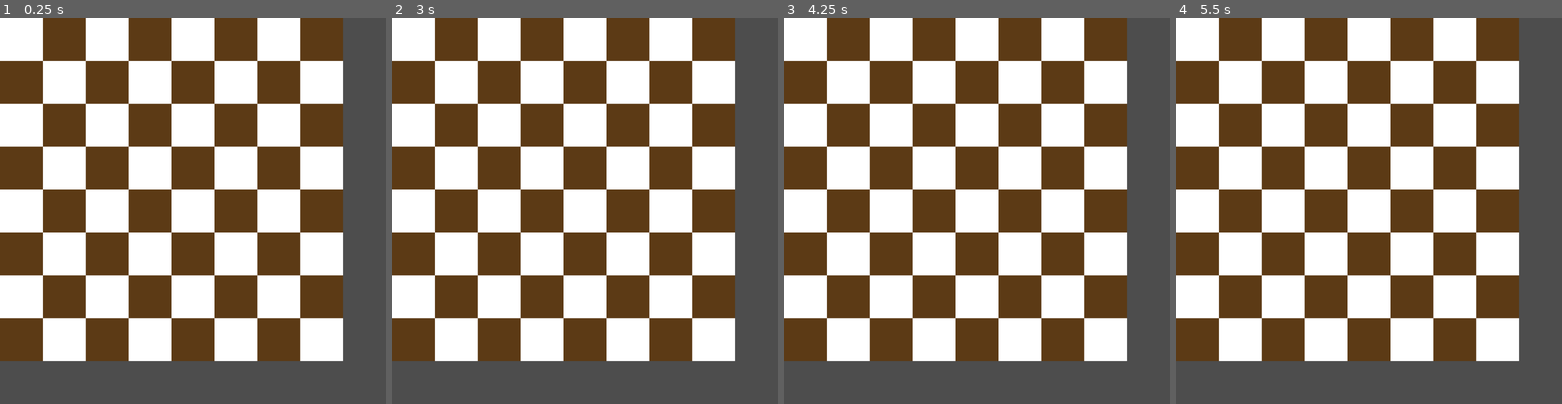
Above: before the commit, frames 1-4 (left to right).
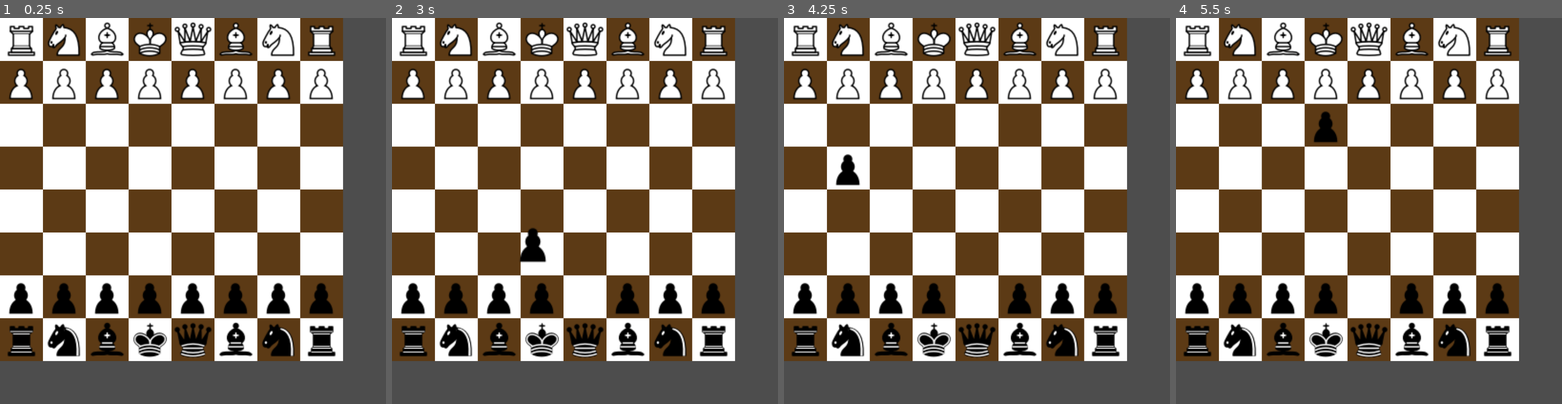
Above: after the commit, the same moments.

Repository: telamonian/chess_2d
Game: Godot game, scene res://game/board/board_2d.tscn
Two runs of this game, one before a commit and one after it. Both use one fixed random seed, a clock stepped at 60 frames per second and the inputs below.
Inputs (mouse positions are in pixels of both pictures, inside the frame that each line leads up to):
- Up to frame 1 (0.25 s): no input
- Up to frame 2 (3 s): tap Enter at 0.5, 2 s; move the mouse to (669, 191) at 0.52 s; click (669, 191) at 0.67 s; tap Space at 1.25, 2.75 s; drag from (507, 230) to (565, 288) at 1.27 s; move the mouse to (623, 126) at 2.02 s; click (623, 126) at 2.17 s; drag from (565, 288) to (469, 153) at 2.77 s
- Up to frame 3 (4.25 s): move the mouse to (1092, 268) at 3.52 s; click (1092, 268) at 3.67 s
- Up to frame 4 (5.5 s): tap Enter at 4.25 s; drag from (1253, 153) to (1311, 114) at 4.27 s; move the mouse to (1388, 211) at 5.02 s; click (1388, 211) at 5.17 s

The runs differ from the first frame. In frame 1, 11% of the frame differs, in the area x 1-87%, y 1-88%; in frame 2, 12%; in frame 3, 11%; in frame 4, 11%.
Error before the commit: Parse Error: Preload file "res://piece_2d.tscn" does not exist. (res://game/board/piece_manager.gd:5)

Commit message:
fix bugs/refresh paths following project restructure

Diff:
--- a/game/board/board_2d.tscn
+++ b/game/board/board_2d.tscn
@@ -1,11 +1,11 @@
 [gd_scene load_steps=11 format=3 uid="uid://cgg65ymwya6wq"]
 
 [ext_resource type="Texture2D" uid="uid://npalm2xf6l77" path="res://assets/black_128x128.png" id="1_1xhu3"]
-[ext_resource type="Script" uid="uid://cddp6edy4jvxx" path="res://board_2d.gd" id="1_x677m"]
+[ext_resource type="Script" uid="uid://cddp6edy4jvxx" path="res://game/board/board_2d.gd" id="1_x677m"]
 [ext_resource type="Texture2D" uid="uid://bryudrl01ln43" path="res://assets/white_128x128.png" id="2_fr5py"]
-[ext_resource type="Script" uid="uid://brxo4e1mpwq8c" path="res://board_tmlayer.gd" id="2_irr5h"]
+[ext_resource type="Script" uid="uid://brxo4e1mpwq8c" path="res://game/board/board_tmlayer.gd" id="2_irr5h"]
 [ext_resource type="Texture2D" uid="uid://d3ljg6gtftac5" path="res://assets/brown_128x128.png" id="4_om8fv"]
-[ext_resource type="Script" uid="uid://c7gdqb78i37ci" path="res://piece_manager.gd" id="5_om8fv"]
+[ext_resource type="Script" uid="uid://c7gdqb78i37ci" path="res://game/board/piece_manager.gd" id="5_om8fv"]
 
 [sub_resource type="TileSetAtlasSource" id="TileSetAtlasSource_x677m"]
 texture = ExtResource("1_1xhu3")
--- a/game/board/piece_manager.gd
+++ b/game/board/piece_manager.gd
@@ -2,7 +2,7 @@
 
 signal piece_drag_ended(piece: Piece2D)
 
-const PIECE_SCENE = preload("res://piece_2d.tscn")
+const PIECE_SCENE = preload("res://game/piece/piece_2d.tscn")
 var pieces = {}
 
 @onready var board = get_parent()
--- a/game/piece/piece_2d.tscn
+++ b/game/piece/piece_2d.tscn
@@ -1,8 +1,8 @@
 [gd_scene load_steps=5 format=3 uid="uid://i5yadx4rd5pt"]
 
-[ext_resource type="Script" uid="uid://0bgnk8hslta0" path="res://piece_2d.gd" id="1_tlekb"]
+[ext_resource type="Script" uid="uid://0bgnk8hslta0" path="res://game/piece/piece_2d.gd" id="1_tlekb"]
 [ext_resource type="Texture2D" uid="uid://bvrykx2ibt26e" path="res://assets/chess_pieces_sprite.svg" id="2_qeb0b"]
-[ext_resource type="Script" uid="uid://c2tpgophbuyy6" path="res://piece_sprite.gd" id="3_8aoqx"]
+[ext_resource type="Script" uid="uid://c2tpgophbuyy6" path="res://game/piece/piece_sprite.gd" id="3_8aoqx"]
 
 [sub_resource type="RectangleShape2D" id="RectangleShape2D_wdjlj"]
 size = Vector2(128, 128)
